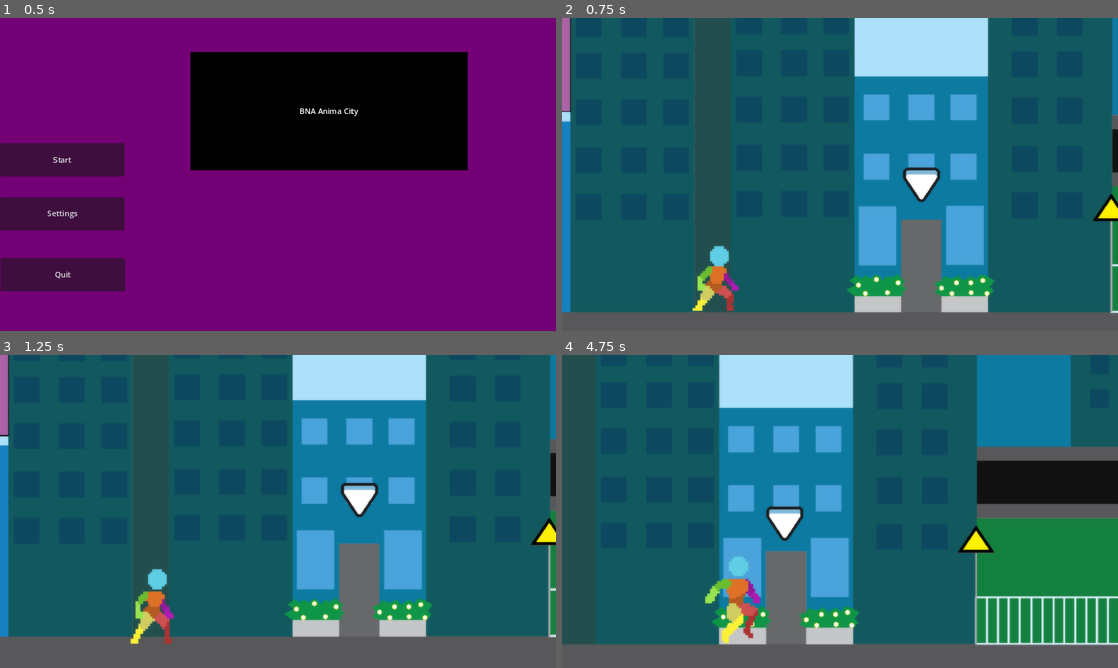
Above: before the commit, frames 1-4 (two rows, left to right).
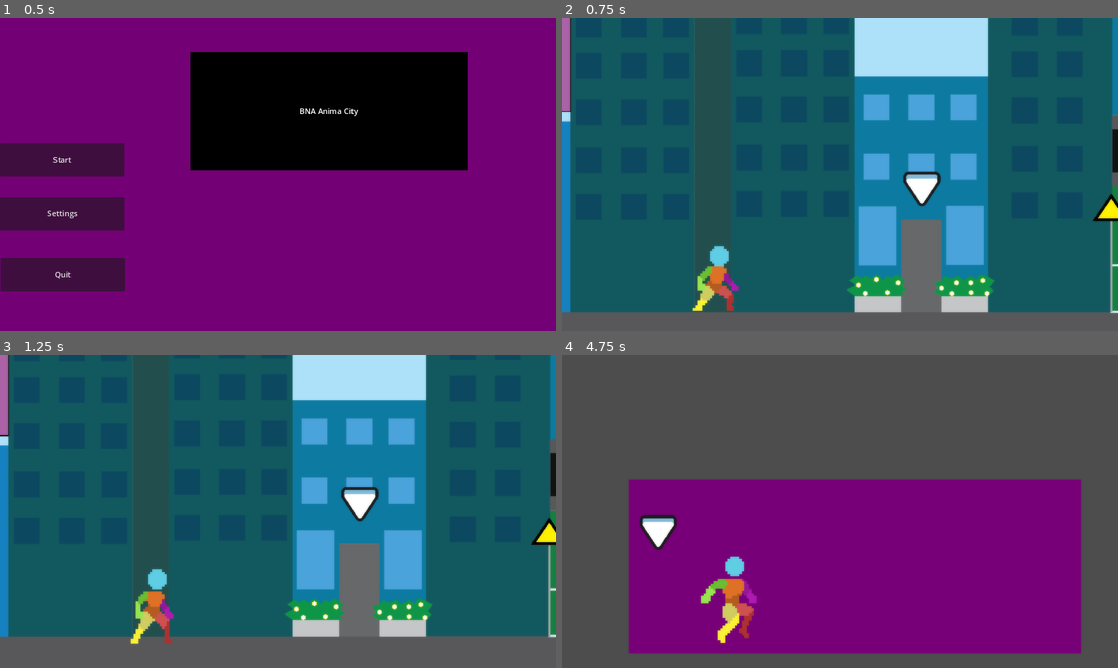
Above: after the commit, the same moments.

Repository: GraniteGlasses/BNA-Anima-City
Game: Godot game, scene res://Scenes/main_menu.tscn
The game is run twice, just before and just after one commit, with the same random seed, the same clock (stepped at 60 frames per second) and the same inputs.
Inputs:
- Up to frame 1 (0.5 s): no input
- Up to frame 2 (0.75 s): click "Start" at 0.5 s
- Up to frame 3 (1.25 s): no input
- Up to frame 4 (4.75 s): hold Right (move_right) 1.28-2.78 s; tap E (interact) at 1.35, 2.1, 3.05, 3.6, 4.35 s; tap W (jump) at 1.52, 2.27, 3.77, 4.52 s; hold Left (move_left) 2.78-3.53 s; hold Shift (walk) 2.78-3.53 s; hold Right (move_right) from 3.53 s (still down)

Frame 1 is identical in both runs. In frame 2, 0.4% of the frame differs, in the area x 61-69%, y 47-61%; in frame 3, 0.4%; in frame 4, 93%, in the area x 0-100%, y 0-96%.

Commit message:
Reworked doors
Process of creating a new door is now in discord

Diff:
--- /dev/null
+++ b/BNA Anima City/Assets/Scripts/Doors.gd
@@ -0,0 +1,61 @@
+extends Node
+
+@export var door_data : DoorResource
+@export var back_door_data : DoorResource
+
+var player_inside : bool = false
+
+func _ready():
+	if door_data and door_data.is_valid() == false:
+		print("A door is not valid")
+
+# FOR SOME REASON, IF CONNECTED WITH INTERFACE, SPAMS ERRORS. (took 1h to fix it even tho it is not breaking anything)
+	if not is_connected("body_entered", Callable(self, "_on_body_entered")):
+		connect("body_entered", Callable(self, "_on_body_entered"))
+
+	if not is_connected("body_exited", Callable(self, "_on_body_entered")):
+		connect("body_exited", Callable(self, "_on_body_entered"))
+
+func use_door():
+	if door_data and door_data.is_valid():
+		pack_and_change_scene(door_data.get_target_scene_path())
+
+func _on_body_entered(body):
+	if body.get_class() == "CharacterBody2D":
+		player_inside = true
+
+func _on_body_exited(body):
+	if body.get_class() == "CharacterBody2D":
+		player_inside = false
+
+func _physics_process(delta):
+	if Input.is_action_just_pressed("interact") and player_inside:
+		use_door()
+		print("door used")
+
+
+
+func pack_and_change_scene(new_scene_path: String):
+	# Get the current scene
+	var current_scene = get_tree().current_scene
+
+	# Pack the current scene
+	var packed_scene = PackedScene.new()
+	packed_scene.pack(current_scene)
+
+	# Save the packed scene (optional)
+	var save_path = "user://" + back_door_data.door_name + ".tscn"
+	var error = ResourceSaver.save(packed_scene, save_path)
+	if error != OK:
+		print("Failed to save packed scene")
+
+	# Change to the new scene. if the scene already exists packed, change to it, if not, change to a file
+	var next_scene = load("user://" + door_data.door_name + ".tscn")
+	print("getting to the next scene")
+	if next_scene is PackedScene:
+		@warning_ignore("redundant_static_unload")
+		get_tree().change_scene_to_packed(next_scene)
+		print("went to packed scene ", "user://" + door_data.door_name + ".tscn")
+	else:
+		get_tree().change_scene_to_file(door_data.target_scene_path)
+		print("went to scene file")
--- /dev/null
+++ b/BNA Anima City/Assets/Scripts/DoorsRes.gd
@@ -0,0 +1,15 @@
+# DoorResource.gd
+extends Resource
+class_name DoorResource
+
+@export var door_name: String = "Default Door"
+@export_file("*.tscn") var target_scene_path: String = ""
+
+func get_door_name() -> String:
+	return door_name
+
+func get_target_scene_path() -> String:
+	return target_scene_path
+
+func is_valid() -> bool:
+	return target_scene_path != ""
--- a/BNA Anima City/Assets/Scripts/Player.gd
+++ b/BNA Anima City/Assets/Scripts/Player.gd
@@ -4,7 +4,7 @@
 const JUMP_VELOCITY = -500.0
 
 @onready var animated_sprite = $AnimatedSprite2D
-@onready var label = $CanvasLayer/Panel/Label
+#@onready var label = $CanvasLayer/Panel/Label             #it's spamming errors
 
 var gravity = ProjectSettings.get_setting("physics/2d/default_gravity")
 
@@ -57,24 +57,15 @@
 	if Input.is_action_just_released("walk"):
 		SPEED = 550
 
-	if Input.is_action_just_pressed("interact") and global.transition_scene == true:
-		if global.door_entered == true:
-			if global.current_door == "cafe":
-				get_tree().change_scene_to_file("res://Scenes/cafe.tscn")
-				global.current_scene = "Cafe"
-				global.finish_change_scene()
-				global.door_entered = false
-			elif global.current_door == "c_to_mainst":
-				get_tree().change_scene_to_file("res://Scenes/main_st.tscn")
-				global.finish_change_scene()
-				global.current_scene = "Main St."
-				global.door_entered = false
-			elif global.current_door == "none":
-				print("that's really weird...")
-				global.finish_change_scene()
-				return
-		else:
-			print("Idk you're not in a door bro")
-			return
+#	if Input.is_action_just_pressed("interact") and global.transition_scene == true:
+#		if global.door_entered == true:
+#			print("res://Scenes/" + global.current_door.name + ".tscn")
+#			get_tree().change_scene_to_file("res://Scenes/" + global.current_door.name + ".tscn")
+#			global.current_scene = global.current_door.name
+#			global.finish_change_scene()
+#			global.door_entered = false
+#		else:
+#			print("Idk you're not in a door bro")
+#			return
 
 	move_and_slide()
--- /dev/null
+++ b/BNA Anima City/Assets/Scripts/Resources/DoorResources/to_cafe.tres
@@ -0,0 +1,8 @@
+[gd_resource type="Resource" script_class="DoorResource" load_steps=2 format=3 uid="uid://b7n6qwrq7rg71"]
+
+[ext_resource type="Script" path="res://Assets/Scripts/DoorsRes.gd" id="1_cs7te"]
+
+[resource]
+script = ExtResource("1_cs7te")
+door_name = "to_cafe"
+target_scene_path = "res://Scenes/cafe.tscn"
--- /dev/null
+++ b/BNA Anima City/Assets/Scripts/Resources/DoorResources/to_main_street.tres
@@ -0,0 +1,8 @@
+[gd_resource type="Resource" script_class="DoorResource" load_steps=2 format=3 uid="uid://cilb21267avjv"]
+
+[ext_resource type="Script" path="res://Assets/Scripts/DoorsRes.gd" id="1_cw6tw"]
+
+[resource]
+script = ExtResource("1_cw6tw")
+door_name = "to_main_st"
+target_scene_path = "res://Scenes/main_st.tscn"
--- a/BNA Anima City/Assets/Scripts/cafe.gd
+++ b/BNA Anima City/Assets/Scripts/cafe.gd
@@ -5,16 +5,3 @@
 
 func _process(delta):
 	pass
-
-
-func _on_door_body_entered(body: CharacterBody2D):
-	print("player inside me UwU")
-	global.door_entered = true
-	global.transition_scene = true
-	global.current_door = "c_to_mainst"
-
-func _on_door_body_exited(body: CharacterBody2D):
-	print("OwO, I is now so alone")
-	global.door_entered = false
-	global.transition_scene = false
-	global.current_door = "none"
--- a/BNA Anima City/Assets/Scripts/global.gd
+++ b/BNA Anima City/Assets/Scripts/global.gd
@@ -10,19 +10,8 @@
 var player_start_game_posy = 0
 
 #this next section will be me logging all of the x,y positions to place the player after transitioning scenes related to main st
-var player_exit_cafe_posx = 0
-var player_exit_cafe_posy = 0
-
-var player_enter_cafe_posx = 0
-var player_enter_cafe_posy = 0
-
-var player_enter_mainst_left_posx = 0
-var player_enter_mainst_left_posy = 0
-
-var player_enter_mainst_right_posx = 0
-var player_enter_mainst_right_posy = 0
-
-
+var main_st : Vector2 = Vector2(0, 0)
+var cafe : Vector2 = Vector2(0, 0)
 
 func finish_change_scene():
 	if transition_scene == true:
--- a/BNA Anima City/Assets/Scripts/main_st.gd
+++ b/BNA Anima City/Assets/Scripts/main_st.gd
@@ -5,16 +5,3 @@
 
 func _process(delta):
 	pass
-
-
-func _on_door_body_entered(body: CharacterBody2D):
-	print("player inside me UwU")
-	global.door_entered = true
-	global.transition_scene = true
-	global.current_door = "cafe"
-
-func _on_door_body_exited(body: CharacterBody2D):
-	print("OwO, I is now so alone")
-	global.door_entered = false
-	global.transition_scene = false
-	global.current_door = "none"
--- a/BNA Anima City/Scenes/cafe.tscn
+++ b/BNA Anima City/Scenes/cafe.tscn
@@ -1,9 +1,11 @@
-[gd_scene load_steps=5 format=3 uid="uid://ukwxamyojwo2"]
+[gd_scene load_steps=7 format=3 uid="uid://ukwxamyojwo2"]
 
 [ext_resource type="Script" path="res://Assets/Scripts/cafe.gd" id="1_csbns"]
 [ext_resource type="PackedScene" uid="uid://dplt75nhc37e5" path="res://Scenes/road_segment.tscn" id="1_l8ikh"]
 [ext_resource type="PackedScene" uid="uid://cco1s0fd4oo6p" path="res://Scenes/door.tscn" id="4_6n5be"]
 [ext_resource type="PackedScene" uid="uid://bt6teoaan4o18" path="res://Scenes/Player.tscn" id="4_7w7tg"]
+[ext_resource type="Resource" uid="uid://cilb21267avjv" path="res://Assets/Scripts/Resources/DoorResources/to_main_street.tres" id="5_67jlm"]
+[ext_resource type="Resource" uid="uid://b7n6qwrq7rg71" path="res://Assets/Scripts/Resources/DoorResources/to_cafe.tres" id="6_okwq1"]
 
 [node name="Cafe" type="Node2D"]
 script = ExtResource("1_csbns")
@@ -35,7 +37,6 @@
 position = Vector2(-4, 610)
 
 [node name="door" parent="." instance=ExtResource("4_6n5be")]
-position = Vector2(344, 623)
-
-[connection signal="body_entered" from="door" to="." method="_on_door_body_entered"]
-[connection signal="body_exited" from="door" to="." method="_on_door_body_exited"]
+position = Vector2(128, 672)
+door_data = ExtResource("5_67jlm")
+back_door_data = ExtResource("6_okwq1")
--- a/BNA Anima City/Scenes/door.tscn
+++ b/BNA Anima City/Scenes/door.tscn
@@ -1,6 +1,7 @@
-[gd_scene load_steps=8 format=3 uid="uid://cco1s0fd4oo6p"]
+[gd_scene load_steps=9 format=3 uid="uid://cco1s0fd4oo6p"]
 
 [ext_resource type="Texture2D" uid="uid://c3lbsal28fuhk" path="res://Assets/Ui/Arrow Down Sprite Sheet take 3.png" id="1_drlea"]
+[ext_resource type="Script" path="res://Assets/Scripts/Doors.gd" id="1_uacxd"]
 
 [sub_resource type="AtlasTexture" id="AtlasTexture_kqdf3"]
 atlas = ExtResource("1_drlea")
@@ -42,12 +43,12 @@
 size = Vector2(166, 380)
 
 [node name="door" type="Area2D"]
-position = Vector2(1585, 390)
 collision_layer = 2
 collision_mask = 3
+script = ExtResource("1_uacxd")
 
 [node name="AnimatedSprite2D" type="AnimatedSprite2D" parent="."]
-position = Vector2(-240, -262)
+position = Vector2(0, -300)
 sprite_frames = SubResource("SpriteFrames_1ikwd")
 autoplay = "default"
 frame_progress = 0.679463
@@ -55,5 +56,4 @@
 [node name="CollisionShape2D" type="CollisionShape2D" parent="."]
 light_mask = 3
 visibility_layer = 3
-position = Vector2(-240, 57)
 shape = SubResource("RectangleShape2D_qprns")
--- a/BNA Anima City/Scenes/main_st.tscn
+++ b/BNA Anima City/Scenes/main_st.tscn
@@ -1,10 +1,12 @@
-[gd_scene load_steps=6 format=3 uid="uid://b5w8pgt6i0wuu"]
+[gd_scene load_steps=8 format=3 uid="uid://b5w8pgt6i0wuu"]
 
 [ext_resource type="Script" path="res://Assets/Scripts/main_st.gd" id="1_7xvth"]
 [ext_resource type="Texture2D" uid="uid://bmms5ls5m4i3p" path="res://Assets/City Street Simple.png" id="1_gqut5"]
 [ext_resource type="PackedScene" uid="uid://bt6teoaan4o18" path="res://Scenes/Player.tscn" id="2_uba7a"]
 [ext_resource type="PackedScene" uid="uid://dplt75nhc37e5" path="res://Scenes/road_segment.tscn" id="3_owe8t"]
 [ext_resource type="PackedScene" uid="uid://cco1s0fd4oo6p" path="res://Scenes/door.tscn" id="5_wvqfc"]
+[ext_resource type="Resource" uid="uid://b7n6qwrq7rg71" path="res://Assets/Scripts/Resources/DoorResources/to_cafe.tres" id="6_tnu80"]
+[ext_resource type="Resource" uid="uid://cilb21267avjv" path="res://Assets/Scripts/Resources/DoorResources/to_main_street.tres" id="7_hlvpf"]
 
 [node name="main_st" type="Node2D"]
 script = ExtResource("1_7xvth")
@@ -20,8 +22,6 @@
 position = Vector2(189, 345)
 
 [node name="door" parent="." instance=ExtResource("5_wvqfc")]
-position = Vector2(1623, 384)
-collision_layer = 3
-
-[connection signal="body_entered" from="door" to="." method="_on_door_body_entered"]
-[connection signal="body_exited" from="door" to="." method="_on_door_body_exited"]
+position = Vector2(1385, 439)
+door_data = ExtResource("6_tnu80")
+back_door_data = ExtResource("7_hlvpf")
